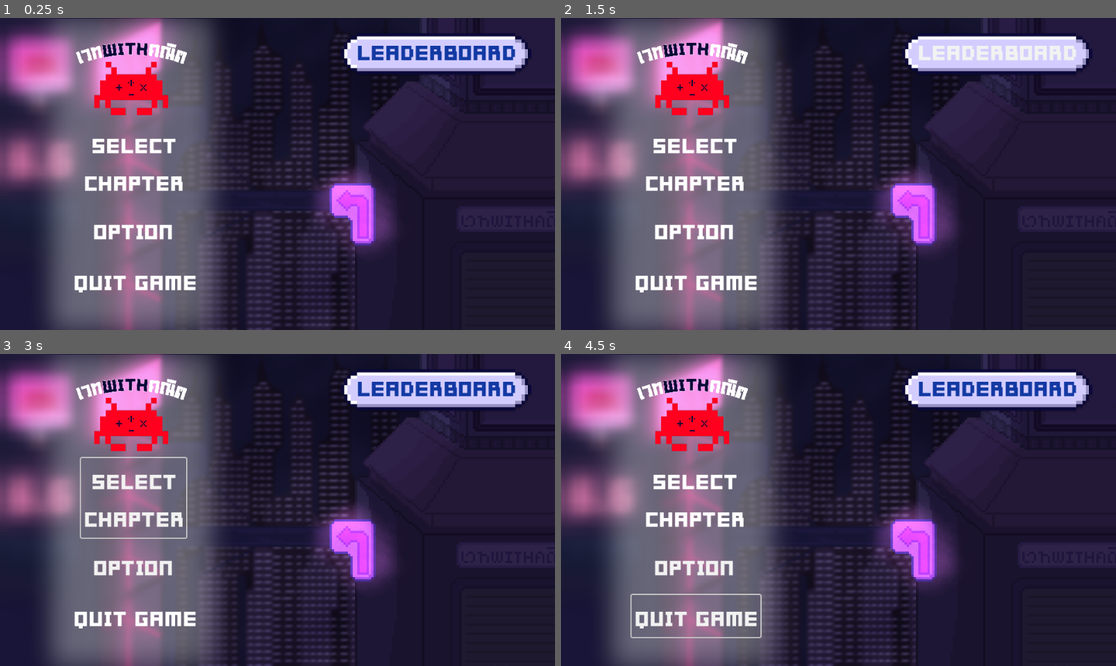
Above: before the commit, frames 1-4 (two rows, left to right).
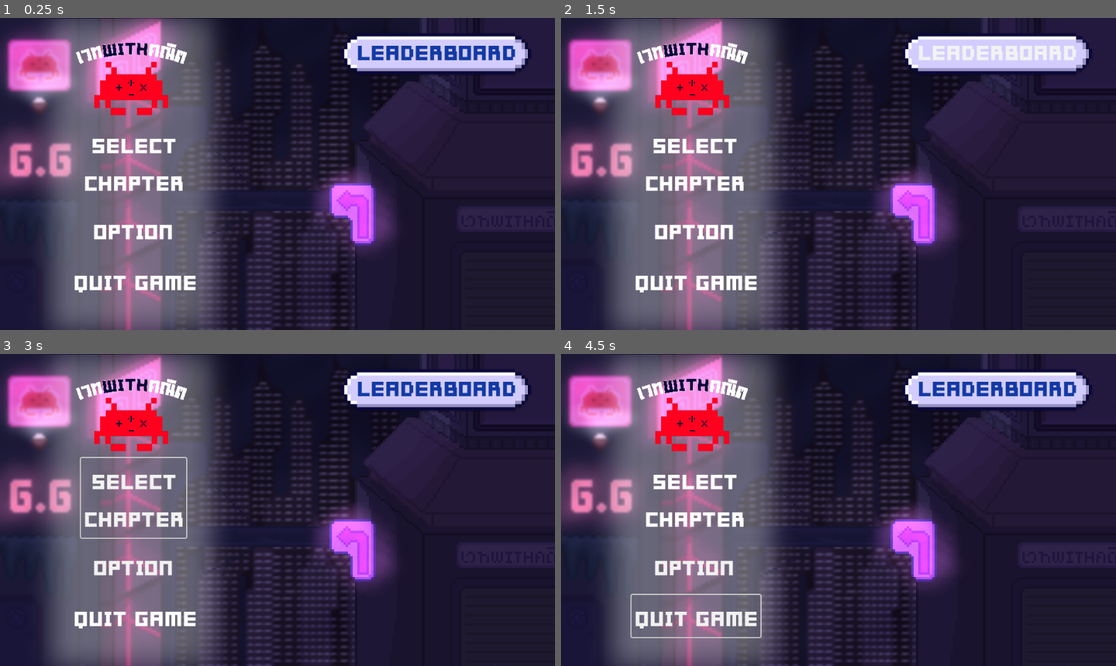
Above: after the commit, the same moments.

Repository: nooparnjang/Magic_WITH_math
Game: Godot game, scene res://scenes/mainmenu/MainMenu.tscn
Two runs of this game, one before a commit and one after it. Both use one fixed random seed, a clock stepped at 60 frames per second and the inputs below. This scene is started directly instead of the project's main scene.
Inputs:
- Up to frame 1 (0.25 s): no input
- Up to frame 2 (1.5 s): click "SELECT CHAPTER" at 0.5 s; click "LEADERBOARD" at 1.25 s
- Up to frame 3 (3 s): click "OPTION" at 2 s; hold Right (ui_right) from 2.78 s (still down)
- Up to frame 4 (4.5 s): tap Enter (ui_accept) at 3.5, 3.77, 4.25 s; release Right (ui_right) at 4.28 s; hold Left (ui_left) from 4.28 s (still down)

The runs differ from the first frame. In frame 1, 3.3% of the frame differs, in the area x 0-29%, y 1-100%; in frame 2, 3.3%; in frame 3, 3.3%; in frame 4, 3.3%.

Commit message:
change blur amount

Diff:
--- a/assets/shader/gradient_blur.gdshader
+++ b/assets/shader/gradient_blur.gdshader
@@ -1,7 +1,7 @@
 shader_type canvas_item;
 
 uniform sampler2D SCREEN_TEXTURE : hint_screen_texture, filter_linear_mipmap;
-uniform float max_blur = 2.0;
+uniform float max_blur = 1.5;
 
 // control where blur fades
 uniform float start = 0.0;  // left side
--- a/scenes/mainmenu/MainMenu.tscn
+++ b/scenes/mainmenu/MainMenu.tscn
@@ -14,7 +14,7 @@
 
 [sub_resource type="ShaderMaterial" id="ShaderMaterial_wvips"]
 shader = ExtResource("2_balsr")
-shader_parameter/max_blur = 4.0
+shader_parameter/max_blur = 1.5
 shader_parameter/start = 0.0
 shader_parameter/end = 0.6
 
